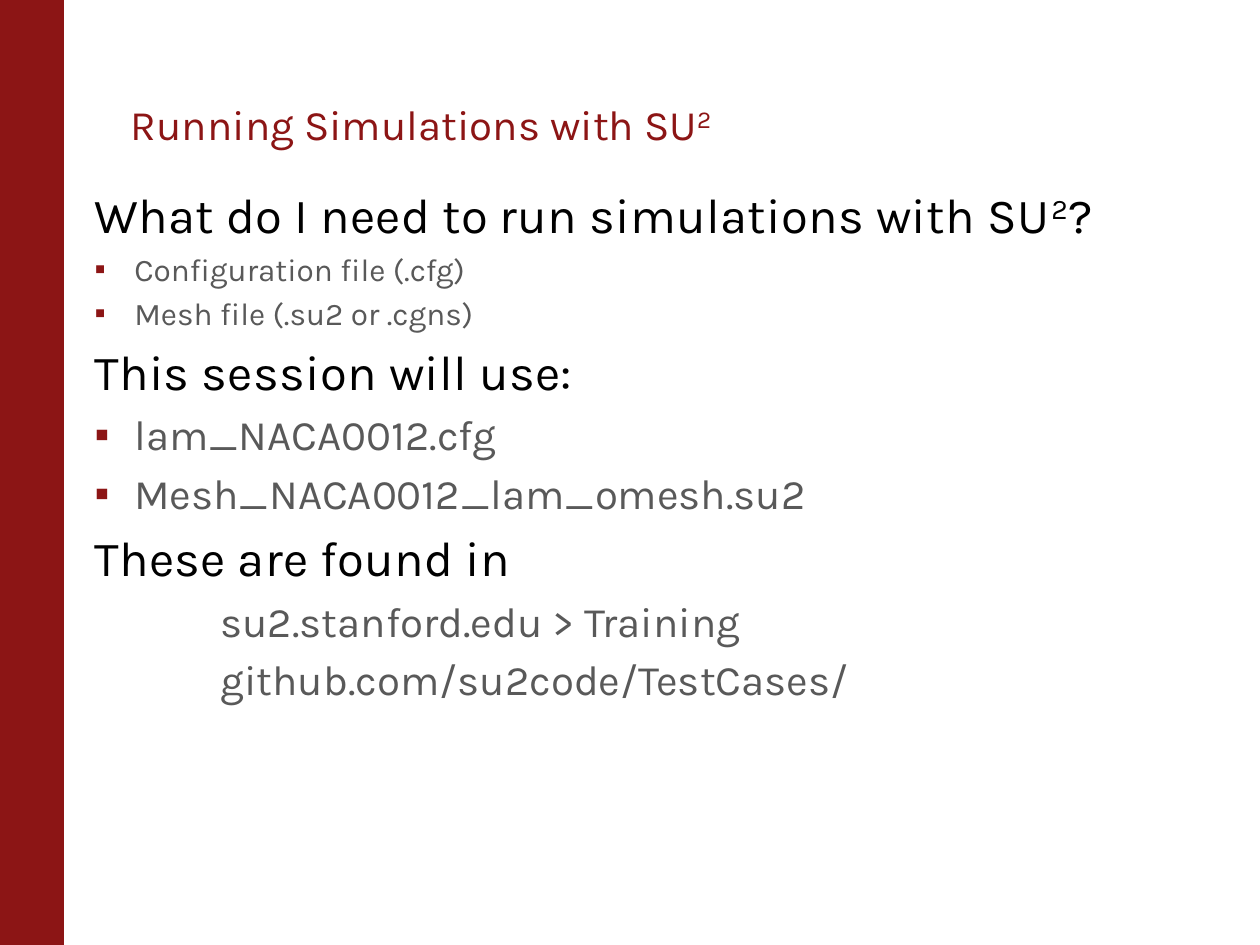
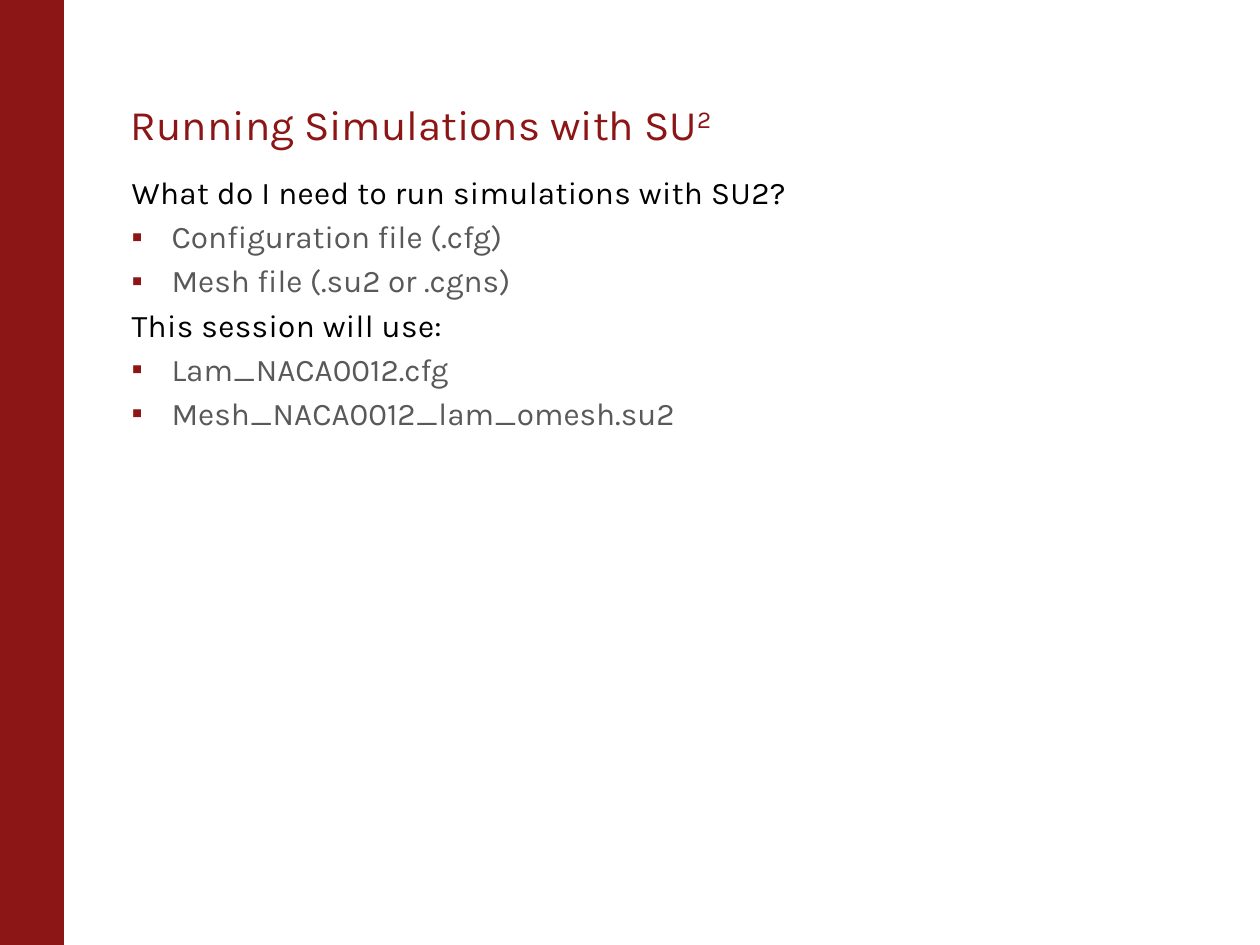
Before and after one commit to su2code/Documentation, a slide deck: slide 4 of Presentations/1st Workshop/Running_SU2.pptx (slide 3 before the commit). Drawn at 1260x945 pixels with LibreOffice and Linux fonts; fonts in the diff are those of the drawing; background and template pictures are left out. Boxes give left, top, right and bottom in pixels: in the first picture for what was removed or moved away, otherwise in the second. Text is boxed around its words. In the diff, an @@ line names an element or a change of style, - is before the commit and + after.

Commit message:
Updated running_su2 presentation

```diff
--- a/Presentations/1st Workshop/Running_SU2.pptx
+++ b/Presentations/1st Workshop/Running_SU2.pptx
@@ text "What do I need to ...": place and size @@
-text "What do I need to ..." at <box>94,199,975,706</box>
+text "What do I need to ..." at <box>132,182,785,426</box>
@@ text at <box>132,182,785,426</box>: size 28 to 18 pt in "What do I need to run simulations ...", "This session will use:"; now on the baseline in "SU2?"; size 24 to 18 pt in "Mesh_NACA0012_lam_omesh.su2"; less space between paragraphs @@
@@ text at <box>172,359,449,389</box>: text changed; size 24 to 18 pt @@
-  ▪ lam_NACA0012.cfg
+  ▪ Lam_NACA0012.cfg
@@ text at <box>94,542,848,706</box>: paragraphs removed @@
-These are found in
-  su2.stanford.edu > Training
-  github.com/su2code/TestCases/
```
Also in this commit, not shown: 6 other slides changed, 1 slide added, 1 other file.
